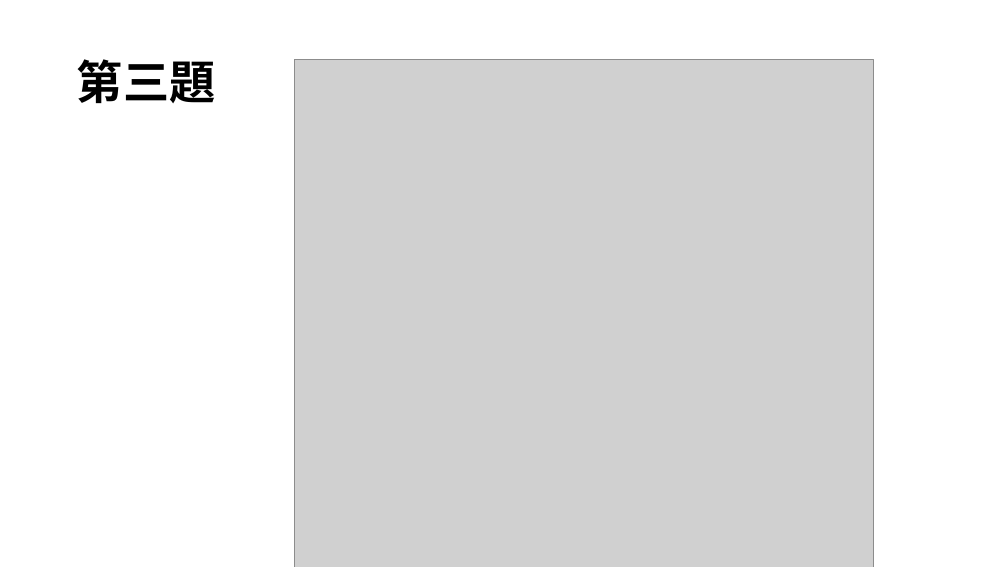
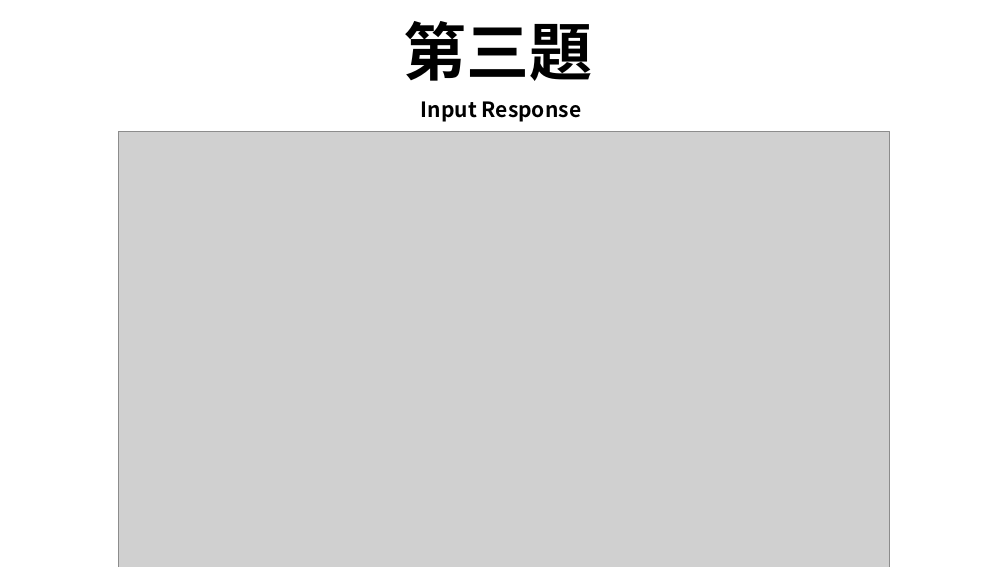
Before and after one commit to Azia0403/matlab-course, a slide deck: slide 18 of DSP_劉豐茗_張芫睿.pptx (slide 8 before the commit). Drawn at 1008x567 pixels with LibreOffice and Linux fonts; fonts in the diff are those of the drawing; grey boxes stand for pictures. Boxes give left, top, right and bottom in pixels: in the first picture for what was removed or moved away, otherwise in the second. Text is boxed around its words. In the diff, an @@ line names an element or a change of style, - is before the commit and + after.

Commit message:
新增 期中考 第二題跟第三題波型ppt以及code

```diff
--- a/DSP_劉豐茗_張芫睿.pptx
+++ b/DSP_劉豐茗_張芫睿.pptx
@@ title "第三題": place and size @@
-title "第三題" at box(77, 59, 216, 103)
+title "第三題" at box(404, 21, 593, 81)
@@ title "第三題" at box(404, 21, 593, 81): size 44 to 60 pt @@
@@ text added at box(421, 101, 581, 122), 20 pt, text #000000, bold @@
+Input Response
@@ picture: place and size @@
-picture at box(295, 59, 873, 567)
+picture at box(119, 131, 890, 567)
```
Also in this commit, not shown: 3 other slides changed, 4 slides added, 5 slides removed.
